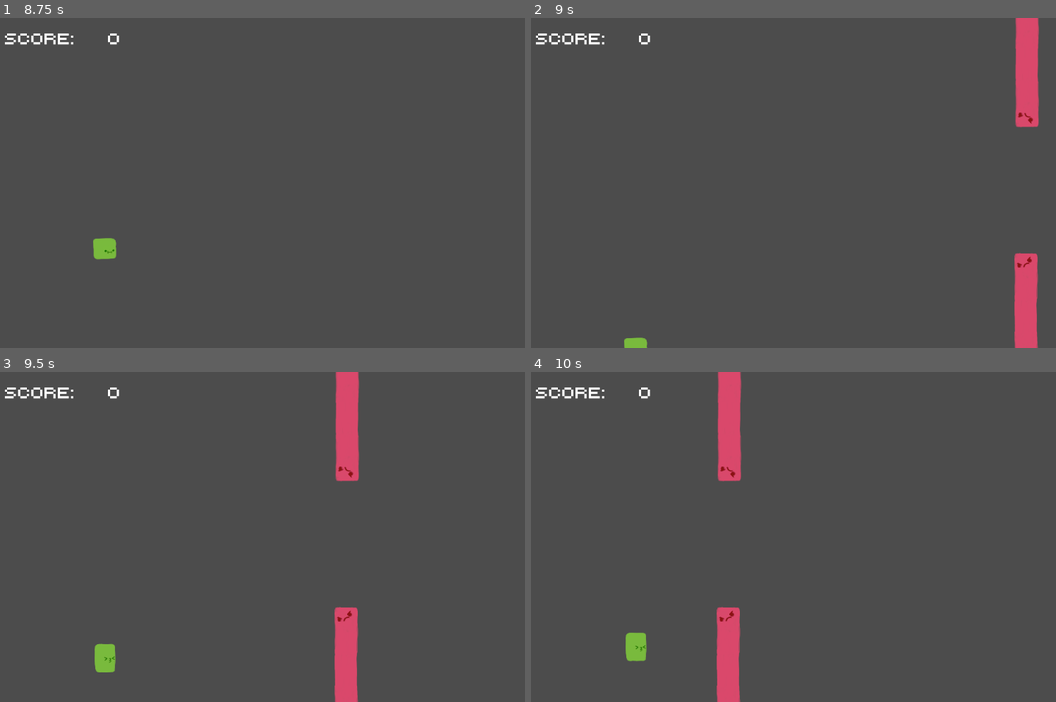
Above: before the commit, frames 1-4 (two rows, left to right).
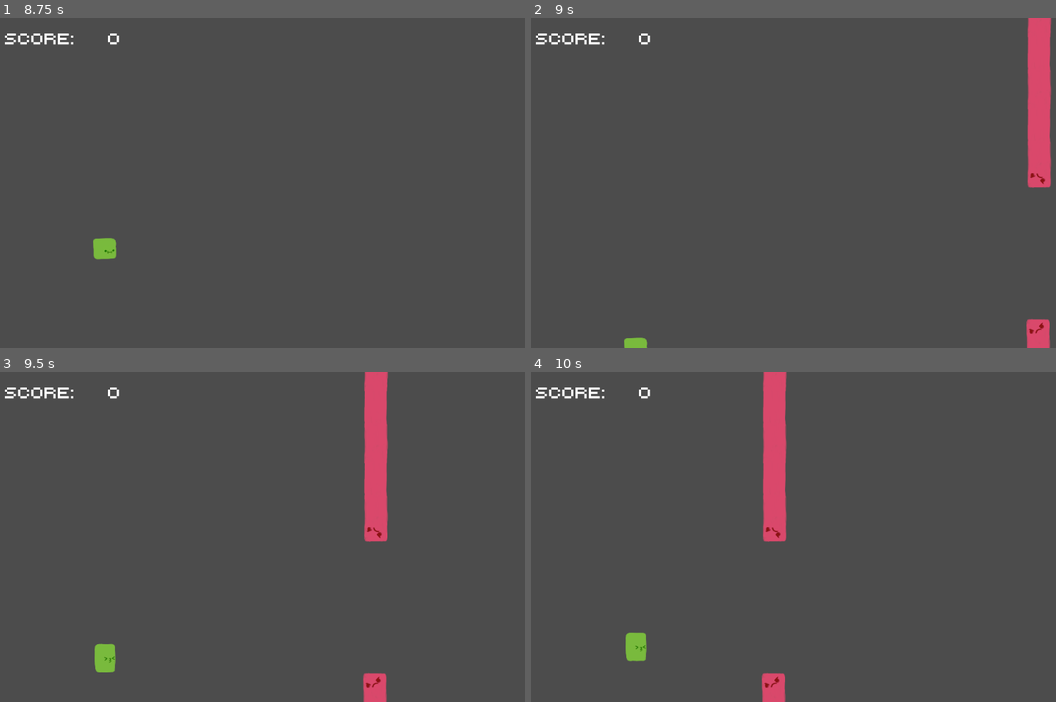
Above: after the commit, the same moments.

Repository: CoryParsnipson/bouncy-block
Game: Godot game, scene res://Main.tscn
The game is run twice, just before and just after one commit, with the same random seed, the same clock (stepped at 60 frames per second) and the same inputs.
Inputs:
- Up to frame 1 (8.75 s): tap Enter (ui_accept) at 0.5, 0.77, 1.07, 1.52, 1.82, 3.02, 3.32, 3.77, 4.07, 4.52, 4.82, 5.75, 6.02, 6.32, 6.77, 7.07, 7.52, 7.82 s
- Up to frame 2 (9 s): no input
- Up to frame 3 (9.5 s): tap Enter (ui_accept) at 9.02, 9.32 s
- Up to frame 4 (10 s): tap Enter (ui_accept) at 9.77 s

Frame 1 is identical in both runs. In frame 2, 3.8% of the frame differs, in the area x 92-100%, y 0-100%; in frame 3, 5.4%, in the area x 63-74%, y 0-100%; in frame 4, 5.4%.

Commit message:
Reset all barrier variables.

Diff:
--- a/Main.gd
+++ b/Main.gd
@@ -1,16 +1,19 @@
 extends Node
+
+export var barrier_speed_min = 7
+export var barrier_speed_max = 13
+export var barrier_wait_time_min = 1.5
+export var barrier_wait_time_max = 3
+export var barrier_gap_radius_min = 70
+export var barrier_gap_radius_max = 120
 
 export var score = 0
 export var level = 0
 export var to_next_level = 1
-export var barrier_speed = 7
+export var barrier_speed = 0
 export var barrier_offset_min = 0
 export var barrier_offset_max = 0
-export var barrier_gap_radius = 120
-
-export var barrier_speed_max = 13
-export var barrier_wait_time_min = 1.5
-export var barrier_gap_radius_min = 70
+export var barrier_gap_radius = 0
 
 var bounds
 var game_started = false
@@ -20,9 +23,6 @@
 
 func _ready():
 	bounds = get_viewport().get_visible_rect()
-
-	barrier_offset_min = int(bounds.position.y) + barrier_gap_radius
-	barrier_offset_max = int(bounds.end.y) - barrier_gap_radius
 
 	# make the upper barrier sprite mirrored to align the face
 	$BarrierUpper/AnimatedSprite.flip_h = true
@@ -56,6 +56,13 @@
 
 	$Player.position.x = 200
 	$Player.position.y = bounds.size.y / 2.0
+
+	$BarrierTimer.wait_time = barrier_wait_time_max
+	barrier_speed = barrier_speed_min
+	barrier_gap_radius = barrier_gap_radius_max
+
+	barrier_offset_min = int(bounds.position.y) + barrier_gap_radius
+	barrier_offset_max = int(bounds.end.y) - barrier_gap_radius
 
 	$BarrierUpper.position.x = bounds.position.x - $BarrierUpper/CollisionShape2D.shape.extents.x - 10
 	$BarrierLower.position.x = bounds.position.x - $BarrierLower/CollisionShape2D.shape.extents.x - 10
